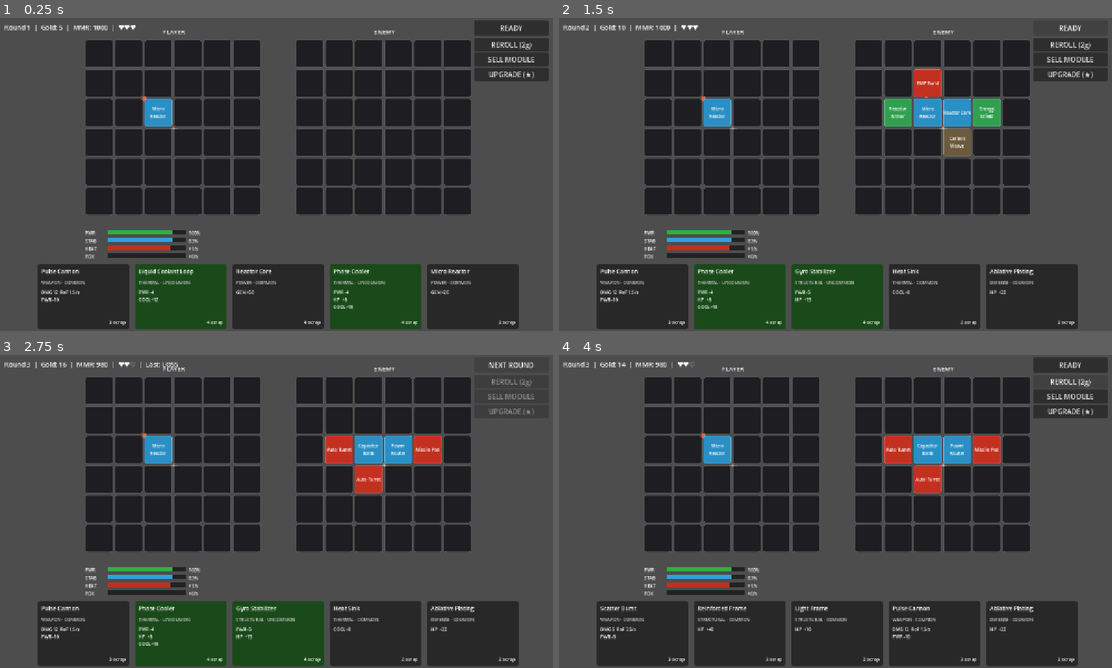
Above: before the commit, frames 1-4 (two rows, left to right).
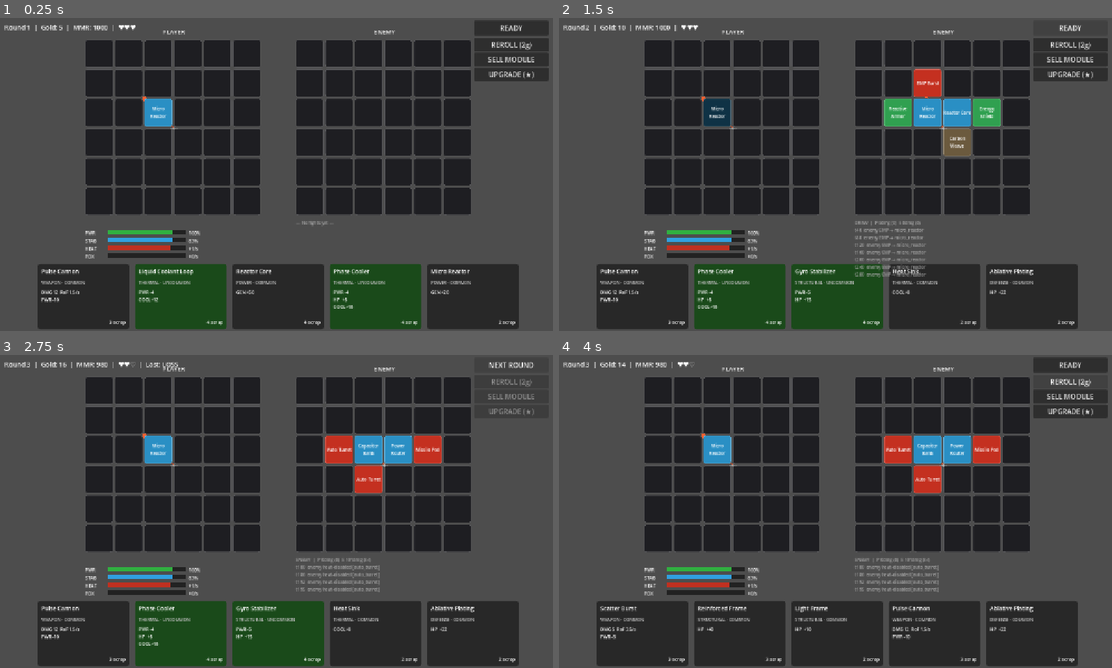
Above: after the commit, the same moments.

Repository: bbayram-l/ChroneForge-Arena
Game: Godot game, scene res://scenes/Main.tscn
The game is run twice, just before and just after one commit, with the same random seed, the same clock (stepped at 60 frames per second) and the same inputs.
Inputs:
- Up to frame 1 (0.25 s): no input
- Up to frame 2 (1.5 s): click "READY" at 0.5 s; click "NEXT ROUND" at 1.25 s
- Up to frame 3 (2.75 s): click "READY" at 2 s
- Up to frame 4 (4 s): click "NEXT ROUND" at 2.75 s; click "REROLL (2g)" at 3.5 s

The runs differ from the first frame. In frame 1, less than 0.1% of the frame differs, in the area x 54-60%, y 64-67%; in frame 2, 1.2%, in the area x 26-67%, y 25-83%; in frame 3, 0.6%; in frame 4, 0.6%.

Commit message:
Month 7: disabled-module visual, hover tooltip, combat log
MechGridView:
- Disabled modules (paradox/heat overload) render darkened (0.65× darkness)
- New signals: cell_hovered(pos) and cell_unhovered emitted on mouse enter/exit
- Grid refreshed after simulation so post-combat state is visible immediately

Main:
- Tooltip panel (right sidebar, y=150): hover any player grid cell to see
  full stats, star level, upgrade cost or DISABLED state
- Combat log label (below enemy grid, y=464): after each fight shows outcome,
  total damage + shot counts for both sides, last 7 notable events
  (dodges, overloads, EMP locks, reflections, rewind shield, venting, reactive armor)
- Both grids refresh right after run_simulation() so disabled cells show before
  the player clicks NEXT ROUND

Co-Authored-By: Claude Sonnet 4.6 <noreply@anthropic.com>

Diff:
--- a/scripts/ui/Main.gd
+++ b/scripts/ui/Main.gd
@@ -29,6 +29,8 @@
 var _sell_btn:        Button
 var _upgrade_btn:     Button
 var _run_over_panel:  Control
+var _tooltip_panel:   Panel
+var _combat_log:      Label
 var _selected_offer:  Module = null
 var _sell_mode:       bool   = false
 var _upgrade_mode:    bool   = false
@@ -122,7 +124,46 @@
 	canvas.add_child(_run_over_panel)
 	_run_over_panel.visible = false
 
+	# Module tooltip — right sidebar below upgrade button
+	_tooltip_panel = _build_tooltip_panel()
+	canvas.add_child(_tooltip_panel)
+	_tooltip_panel.visible = false
+	player_grid_view.cell_hovered.connect(_on_player_cell_hovered)
+	player_grid_view.cell_unhovered.connect(_on_player_cell_unhovered)
+
+	# Combat log — below enemy grid
+	_combat_log = Label.new()
+	_combat_log.position      = Vector2(680.0, 464.0)
+	_combat_log.size          = Vector2(404.0, 96.0)
+	_combat_log.autowrap_mode = TextServer.AUTOWRAP_WORD_SMART
+	_combat_log.add_theme_font_size_override("font_size", 10)
+	_combat_log.modulate      = Color(0.65, 0.65, 0.65)
+	_combat_log.text          = "— No fights yet —"
+	canvas.add_child(_combat_log)
+
 	_update_status()
+
+func _build_tooltip_panel() -> Panel:
+	var panel := Panel.new()
+	panel.position = Vector2(1090.0, 150.0)
+	panel.size     = Vector2(172.0, 220.0)
+
+	var style := StyleBoxFlat.new()
+	style.bg_color = Color(0.06, 0.06, 0.10, 0.96)
+	style.set_border_width_all(1)
+	style.border_color = Color(0.35, 0.35, 0.50)
+	style.set_corner_radius_all(4)
+	panel.add_theme_stylebox_override("panel", style)
+
+	var lbl := Label.new()
+	lbl.name          = "TooltipLabel"
+	lbl.position      = Vector2(6.0, 6.0)
+	lbl.size          = Vector2(160.0, 208.0)
+	lbl.autowrap_mode = TextServer.AUTOWRAP_WORD_SMART
+	lbl.add_theme_font_size_override("font_size", 10)
+	lbl.modulate      = Color(0.9, 0.9, 0.9)
+	panel.add_child(lbl)
+	return panel
 
 func _build_run_over_panel() -> Control:
 	var panel := Panel.new()
@@ -246,6 +287,9 @@
 
 	print("[Combat] Starting round %d simulation…" % GameState.current_round)
 	var result := engine.run_simulation()
+	# Refresh grids so disabled modules show darkened
+	player_grid_view.refresh(player_grid)
+	enemy_grid_view.refresh(enemy_grid)
 	_print_combat_summary(result)
 
 func _on_combat_ended(result: Dictionary) -> void:
@@ -438,6 +482,77 @@
 		result.ticks,
 		result.duration_seconds,
 	])
+	_update_combat_log(result.get("event_log", []), result.winner)
+
+func _update_combat_log(log: Array, winner: String) -> void:
+	const HIGHLIGHT := ["dodge", "paradox_overload", "emp_lock", "reflect",
+		"rewind_shield", "capacitor_explosion", "overdrive_vent",
+		"reactive_armor", "heat_disable"]
+	var p_dmg := 0.0
+	var e_dmg := 0.0
+	var p_shots := 0
+	var e_shots  := 0
+	var events: Array[String] = []
+
+	for entry: Dictionary in log:
+		var t: String = entry.get("type", "")
+		var actor: String = entry.get("actor", "?")
+		var tick: int = entry.get("tick", 0)
+		if t == "shot":
+			var d: float = entry.get("damage", 0.0)
+			if actor == "player": p_dmg += d; p_shots += 1
+			else:                 e_dmg += d; e_shots += 1
+		elif t in HIGHLIGHT:
+			match t:
+				"dodge":               events.append("t%d  %s dodged" % [tick, actor])
+				"paradox_overload":    events.append("t%d  %s OVERLOAD [%s]" % [tick, actor, entry.get("module","?")])
+				"emp_lock":            events.append("t%d  %s EMP → %s" % [tick, actor, entry.get("module","?")])
+				"reflect":             events.append("t%d  %s reflected %.0f" % [tick, actor, entry.get("reflected", 0.0)])
+				"rewind_shield":       events.append("t%d  %s REWIND (%.0f shd)" % [tick, actor, entry.get("restored", 0.0)])
+				"capacitor_explosion": events.append("t%d  %s CAPACITOR BLAST" % [tick, actor])
+				"overdrive_vent":      events.append("t%d  %s VENT (−15HP)" % [tick, actor])
+				"reactive_armor":      events.append("t%d  %s reactive armor" % [tick, actor])
+				"heat_disable":        events.append("t%d  %s heat-disabled [%s]" % [tick, actor, entry.get("module","?")])
+
+	var outcome := winner.to_upper()
+	var header := "%s  |  P %.0fdmg (%d)  E %.0fdmg (%d)" % [outcome, p_dmg, p_shots, e_dmg, e_shots]
+	var tail := events.slice(-7)   # last 7 notable events
+	tail.insert(0, header)
+	_combat_log.text = "\n".join(tail)
+
+func _on_player_cell_hovered(pos: Vector2i) -> void:
+	var cell := player_grid.get_cell(pos)
+	if cell == null or cell.is_empty():
+		_tooltip_panel.visible = false
+		return
+	var mod := cell.module
+	var lbl: Label = _tooltip_panel.get_node("TooltipLabel")
+	var lines: Array[String] = []
+	var stars := "★".repeat(mod.star_level - 1)
+	lines.append(mod.display_name + ("  " + stars if stars else ""))
+	lines.append("%s · %s" % [Module.Category.keys()[mod.category], Module.Rarity.keys()[mod.rarity]])
+	lines.append("")
+	if mod.base_damage  > 0.0: lines.append("DMG  %.0f  RoF %.1f/s" % [mod.base_damage, mod.fire_rate])
+	if mod.power_gen    > 0.0: lines.append("GEN  +%.0f" % mod.power_gen)
+	if mod.power_draw   > 0.0: lines.append("PWR  −%.0f" % mod.power_draw)
+	if mod.hp           > 0.0: lines.append("HP   +%.0f" % mod.hp)
+	if mod.shield_value > 0.0: lines.append("SHD  +%.0f" % mod.shield_value)
+	if mod.heat_reduction > 0.0: lines.append("COOL +%.0f" % mod.heat_reduction)
+	if mod.heat_gen     > 0.0: lines.append("HEAT +%.0f/s" % mod.heat_gen)
+	if mod.paradox_rate > 0.0: lines.append("PDX  +%.0f/s" % mod.paradox_rate)
+	if mod.recoil_force > 0.0: lines.append("RCOL %.1f" % mod.recoil_force)
+	lines.append("")
+	if mod.disabled:
+		lines.append("[ DISABLED ]")
+	elif mod.star_level < Module.MAX_STARS:
+		lines.append("Upgrade: %dg → ★%d" % [mod.upgrade_cost(), mod.star_level + 1])
+	else:
+		lines.append("★ MAX STAR ★")
+	lbl.text = "\n".join(lines)
+	_tooltip_panel.visible = true
+
+func _on_player_cell_unhovered() -> void:
+	_tooltip_panel.visible = false
 
 func _save_player_grid() -> void:
 	var data   := player_grid.serialize()
--- a/scripts/ui/MechGridView.gd
+++ b/scripts/ui/MechGridView.gd
@@ -6,6 +6,8 @@
 extends Control
 
 signal cell_clicked(pos: Vector2i)
+signal cell_hovered(pos: Vector2i)
+signal cell_unhovered
 
 const CELL_SIZE: int = 64
 const CELL_GAP:  int = 4
@@ -146,6 +148,8 @@
 	var label: Label    = panel.get_child(0)
 
 	var base: Color = EMPTY_COLOR if cell.is_empty() else CATEGORY_COLORS.get(cell.module.category, EMPTY_COLOR)
+	if not cell.is_empty() and cell.module.disabled:
+		base = base.darkened(0.65)
 
 	var final_color := base
 	if _highlighted.has(pos):
@@ -182,12 +186,14 @@
 		cell_clicked.emit(pos)
 
 func _on_cell_entered(pos: Vector2i) -> void:
+	cell_hovered.emit(pos)
 	if not _highlighted.has(pos):
 		return
 	_hovered_pos = pos
 	_redraw_cell(pos)
 
 func _on_cell_exited(pos: Vector2i) -> void:
+	cell_unhovered.emit()
 	if _hovered_pos != pos:
 		return
 	_hovered_pos = Vector2i(-1, -1)
